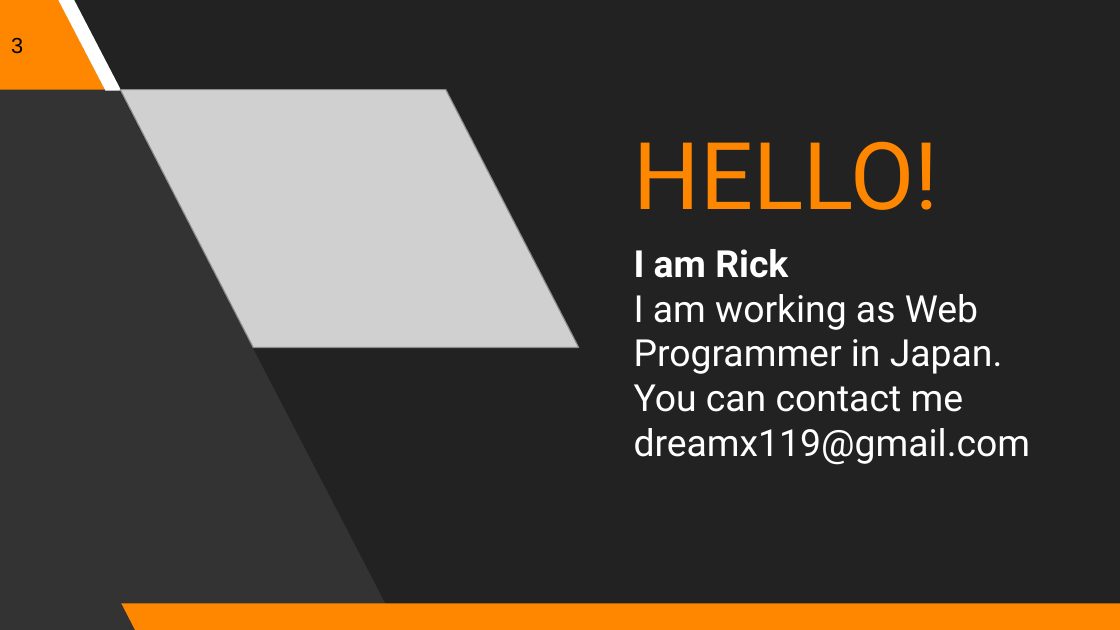
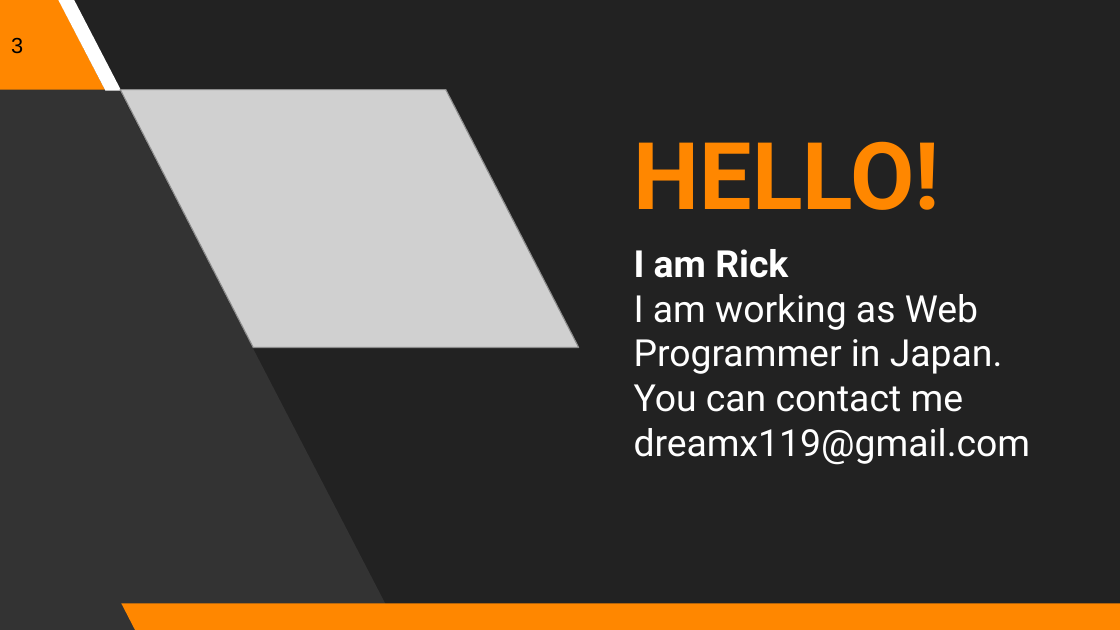
Before and after one commit to Rick00Kim/Kururu_Documents, a slide deck: slide 3 of Waxing_Ver_02_Documents/01_Index/Waxing_Ver_02_Index.pptx. Drawn at 1120x630 pixels with LibreOffice and Linux fonts; fonts in the diff are those of the drawing; grey boxes stand for pictures. Boxes give left, top, right and bottom in pixels: in the first picture for what was removed or moved away, otherwise in the second. Text is boxed around its words. In the diff, an @@ line names an element or a change of style, - is before the commit and + after.

```diff
--- a/Waxing_Ver_02_Documents/01_Index/Waxing_Ver_02_Index.pptx
+++ b/Waxing_Ver_02_Documents/01_Index/Waxing_Ver_02_Index.pptx
@@ title "HELLO!" at bbox=[634, 141, 940, 210]: bold on @@
```
Also in this commit, not shown: 2 other slides changed, 10 other files.
